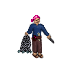
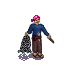
Before/after of a 72×72 layered artwork. What changed in the layer stack:
painted on "weiss" over 25, 18, 52, 57
painted on "Schwarz" over 17, 19, 49, 59
added layer "Haare" above "Messer" over 34, 18, 40, 22
added layer "Schatten" (60%) above "hintergrund" over 18, 53, 44, 61
